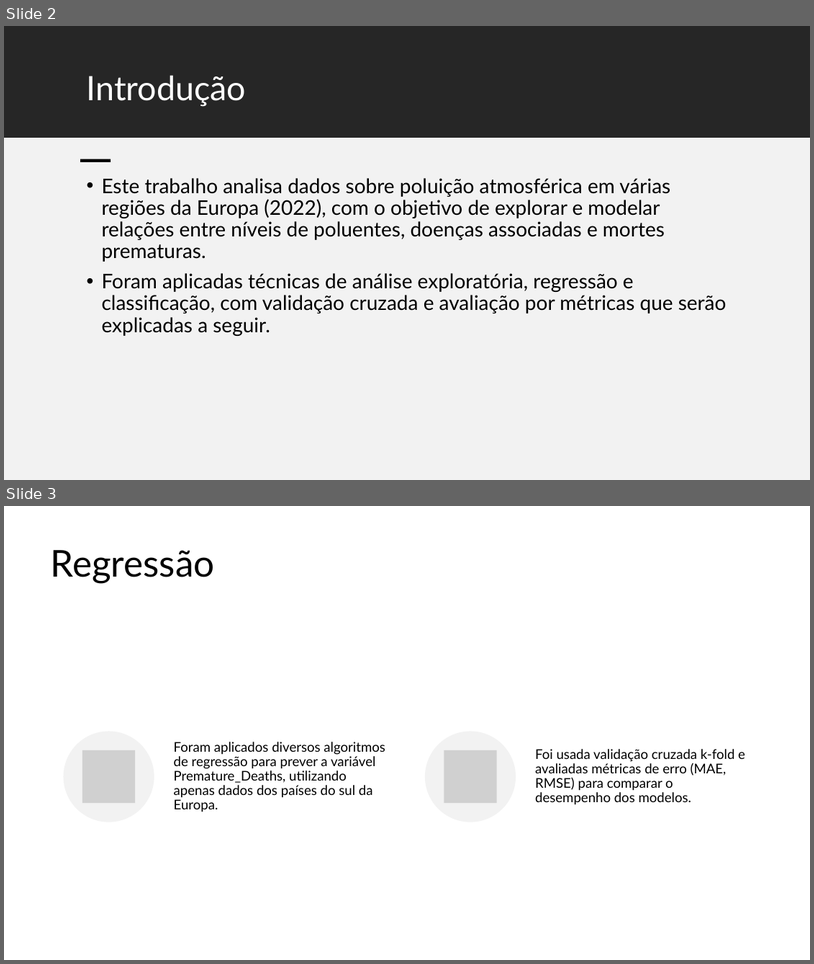
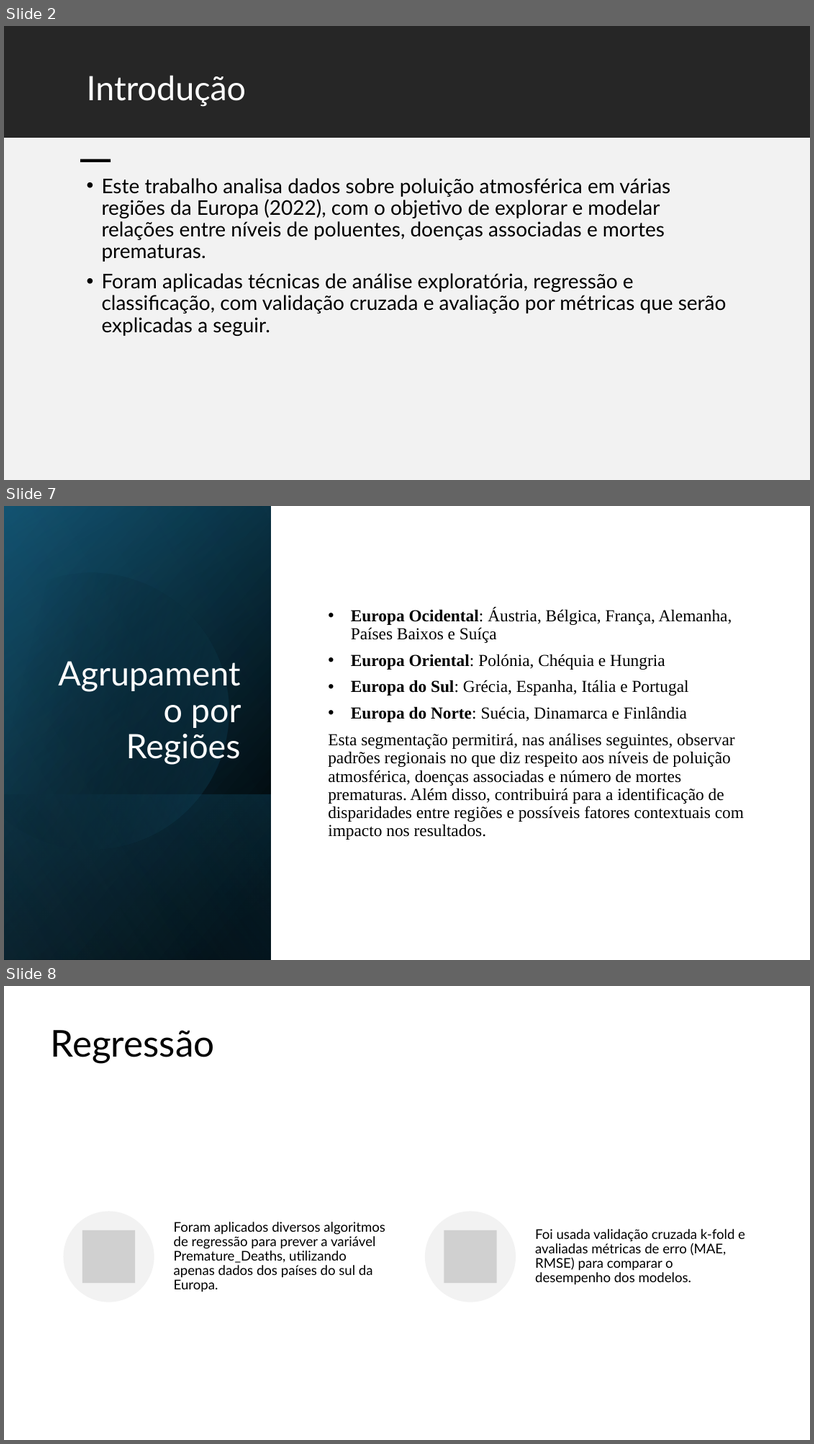
Before and after one commit to JoaoPinto1220663/ANADI_MFC_3DI_1220664_1220663_1220665, a slide deck: apresentação/ANADI - Trabalho Prático 2.pptx. Shown one above the other, each under a label of ours: slides 2 and 3 before the commit, slides 2, 7 and 8 after it; the slides between them are not shown. The pictures are 814x964 and 814x1444 pixels, drawn with LibreOffice and Linux fonts; fonts in the diff are those of the drawing; grey boxes stand for pictures. Boxes give left, top, right and bottom in pixels: in the first picture for what was removed or moved away, otherwise in the second. Text is boxed around its words. In the diff, an @@ line names an element or a change of style, - is before the commit and + after.

Commit message:
4.1 ppt

```diff
--- a/apresentação/ANADI - Trabalho Prático 2.pptx
+++ b/apresentação/ANADI - Trabalho Prático 2.pptx
@@ slide 7 added at bbox=[4, 506, 810, 960], background #FFFFFF @@
@@ rectangle added at bbox=[4, 506, 810, 960], fill #FFFFFF @@
@@ rectangle added at bbox=[4, 506, 271, 960], fill gradient #000000 to #104862 @@
@@ rectangle added at bbox=[4, 507, 271, 960], fill gradient #000000 to #156082 @@
@@ rectangle added at bbox=[4, 506, 271, 959], fill gradient #000000 to #46B1E1 @@
@@ freeform shape added at bbox=[4, 540, 262, 877], fill gradient #000000 to #156082 @@
@@ text added at bbox=[328, 608, 744, 839], 20 pt, text #000000 @@
+• Europa Ocidental: Áustria, Bélgica, França, Alemanha, Países Baixos e Suíça
+• Europa Oriental: Polónia, Chéquia e Hungria
+• Europa do Sul: Grécia, Espanha, Itália e Portugal
+• Europa do Norte: Suécia, Dinamarca e Finlândia
+Esta segmentação permitirá, nas análises seguintes, observar padrões regionais no que diz respeito aos níveis de poluição atmosférica, doenças associadas e número de mortes prematuras. Além disso, contribuirá para a identificação de disparidades entre regiões e possíveis fatores contextuais com impacto nos resultados.
@@ title added at bbox=[126, 705, 242, 764], 40 pt, text #FFFFFF @@
+Agrupamento por Regiões
@@ rectangle added at bbox=[4, 794, 271, 960], fill gradient #156082 to #000000 @@
@@ what was slide 3 is now slide 8 @@
```
Also in this commit, not shown: 4 other slides added.
